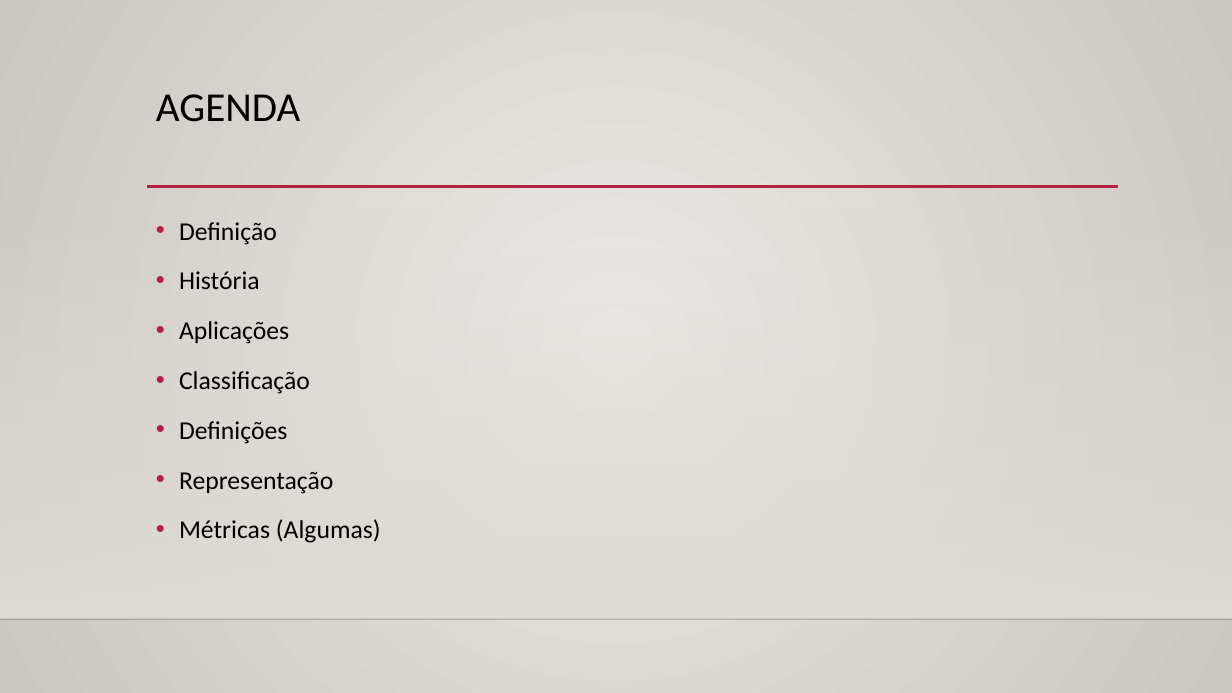
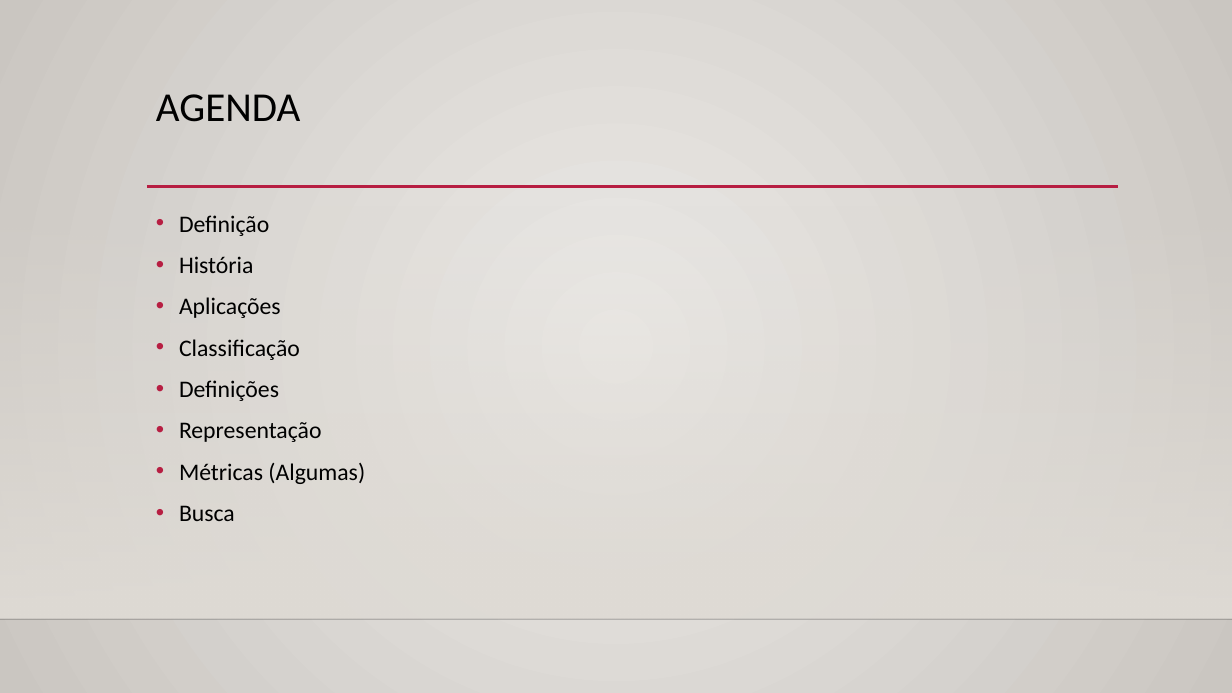
Before and after one commit to gvanerven/treinamento, a slide deck: slide 2 of curso_grafos/grafos.pptx. Drawn at 1232x693 pixels with LibreOffice and Linux fonts; fonts in the diff are those of the drawing; background and template pictures are left out. Boxes give left, top, right and bottom in pixels: in the first picture for what was removed or moved away, otherwise in the second. Text is boxed around its words. In the diff, an @@ line names an element or a change of style, - is before the commit and + after.

```diff
--- a/curso_grafos/grafos.pptx
+++ b/curso_grafos/grafos.pptx
@@ text at [179,215,365,484]: size 20 to 18.5 pt; line spacing 1.2 to 1 @@
@@ text at [179,505,235,521]: paragraph added @@
+• Busca
```
Also in this commit, not shown: 1 other slide changed, 4 slides added, 3 other files.
